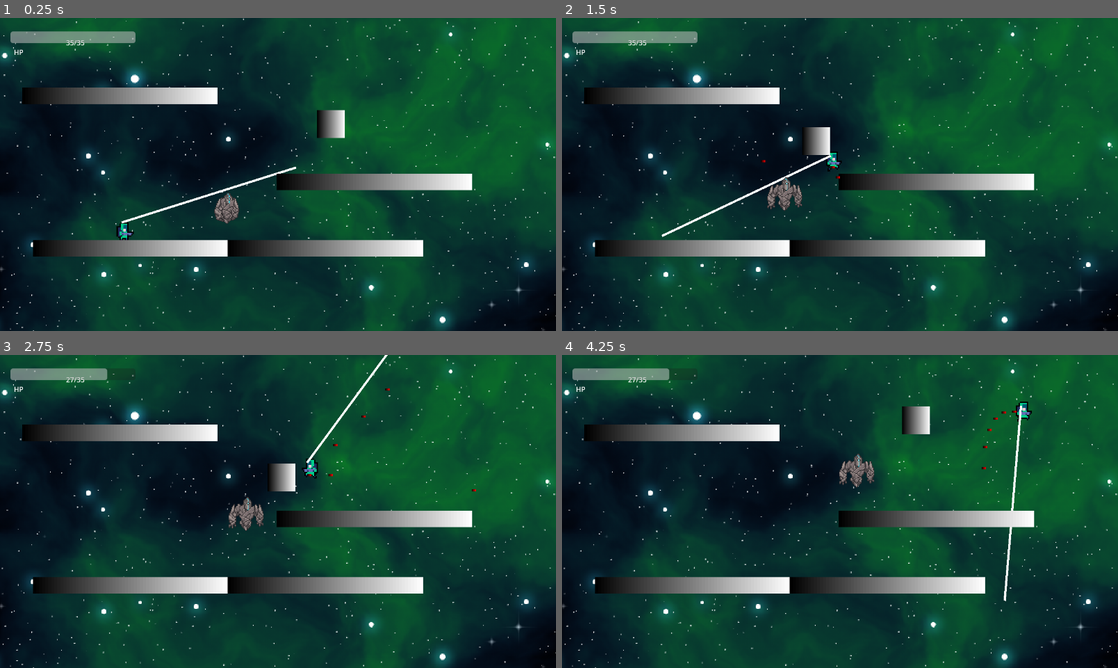
Above: before the commit, frames 1-4 (two rows, left to right).
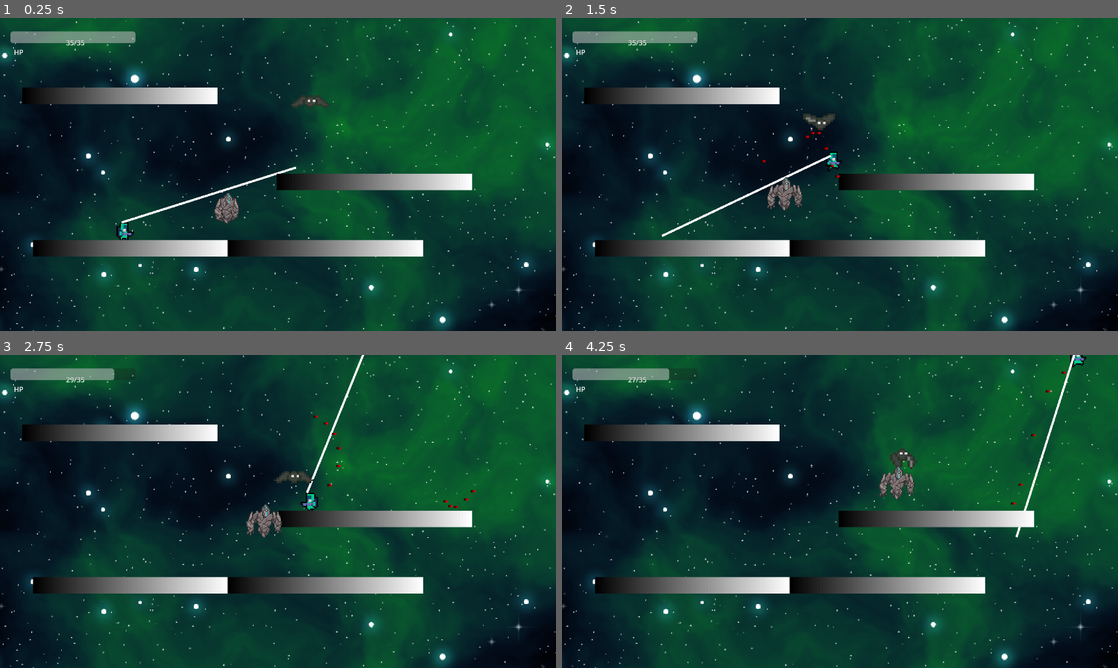
Above: after the commit, the same moments.

Repository: fer-hnndz/europa-game
Game: Godot game, scene res://scenes/TestScene.tscn
Same seed, same stepped clock (60 frames per second), same inputs: the game is played once before the commit and once after it. Sound files missing from this copy of the repository are replaced by a short silence.
Inputs (mouse positions are in pixels of both pictures, inside the frame that each line leads up to):
- Up to frame 1 (0.25 s): no input
- Up to frame 2 (1.5 s): tap Enter (ui_accept) at 0.5, 0.77 s; move the mouse to (962, 158) at 0.52 s; press the mouse at (962, 158) at 0.53 s; hold Right (ui_right) from 0.53 s (still down); move the mouse to (728, 190) at 1.27 s; release the mouse at (728, 190) at 1.28 s; click (728, 190) at 1.35 s
- Up to frame 3 (2.75 s): tap Enter (ui_accept) at 1.52 s; move the mouse to (333, 442) at 2.02 s; release Right (ui_right) at 2.03 s; press the mouse at (333, 442) at 2.03 s; hold Left (ui_left) from 2.03 s (still down)
- Up to frame 4 (4.25 s): move the mouse to (812, 574) at 2.77 s; release Left (ui_left) at 2.78 s; release the mouse at (812, 574) at 2.78 s; hold Right (ui_right) from 2.78 s (still down); click (812, 574) at 2.85 s; tap Enter (ui_accept) at 3.02, 3.77 s; move the mouse to (1006, 558) at 3.52 s; press the mouse at (1006, 558) at 3.53 s

The runs differ from the first frame. In frame 1, 0.6% of the frame differs, in the area x 52-63%, y 24-39%; in frame 2, 0.6%; in frame 3, 1.9%; in frame 4, 2.2%, in the area x 49-95%, y 0-79%.

Commit message:
el murcielago se agrego como enemigo

Diff:
--- a/scenes/TestScene.tscn
+++ b/scenes/TestScene.tscn
@@ -3,8 +3,8 @@
 [ext_resource type="Script" path="res://scipts/TestSceneController.gd" id="1_b8lxh"]
 [ext_resource type="PackedScene" uid="uid://dj7xs40ybe5hl" path="res://scenes/characters/TestPlatform.tscn" id="1_chmcy"]
 [ext_resource type="PackedScene" uid="uid://dj70kpkttcguv" path="res://scenes/characters/Player.tscn" id="2_4vcyk"]
-[ext_resource type="PackedScene" uid="uid://d2n787c4rn0w2" path="res://scenes/characters/TestEnemy.tscn" id="3_1la1o"]
 [ext_resource type="Texture2D" uid="uid://djb6r1mikxhec" path="res://sprites/europa_bg.png" id="5_cgqab"]
+[ext_resource type="PackedScene" uid="uid://cqdgqhqjrikd2" path="res://scenes/characters/Bat.tscn" id="5_lbeoe"]
 [ext_resource type="PackedScene" uid="uid://d1trffgcr05ky" path="res://scenes/menus/PlayerUI.tscn" id="6_u4f68"]
 [ext_resource type="PackedScene" uid="uid://ccileymwip7dk" path="res://scenes/characters/StoneGolem.tscn" id="7_hasi8"]
 
@@ -27,11 +27,11 @@
 [node name="TestPlatform3" parent="." instance=ExtResource("1_chmcy")]
 position = Vector2(276, 179)
 
-[node name="TestEnemy" parent="." instance=ExtResource("3_1la1o")]
-position = Vector2(795, 227)
-
 [node name="TestPlatform4" parent="." instance=ExtResource("1_chmcy")]
 position = Vector2(749, 530)
+
+[node name="EnemyBat" parent="." instance=ExtResource("5_lbeoe")]
+position = Vector2(700, 200)
 
 [node name="EnemyStoneGolem" parent="." instance=ExtResource("7_hasi8")]
 position = Vector2(524, 440)
--- /dev/null
+++ b/scenes/characters/Bat.tscn
@@ -0,0 +1,106 @@
+[gd_scene load_steps=12 format=3 uid="uid://cqdgqhqjrikd2"]
+
+[ext_resource type="Script" path="res://scipts/Bat.gd" id="1_rudfe"]
+[ext_resource type="Texture2D" uid="uid://b42jgho10saja" path="res://sprites/Bat_Sprite_Sheet.png" id="2_u6i7d"]
+
+[sub_resource type="AtlasTexture" id="AtlasTexture_exrf4"]
+atlas = ExtResource("2_u6i7d")
+region = Rect2(0, 0, 16, 24)
+
+[sub_resource type="AtlasTexture" id="AtlasTexture_47hye"]
+atlas = ExtResource("2_u6i7d")
+region = Rect2(64, 0, 16, 24)
+
+[sub_resource type="AtlasTexture" id="AtlasTexture_0fpx2"]
+atlas = ExtResource("2_u6i7d")
+region = Rect2(32, 0, 16, 24)
+
+[sub_resource type="AtlasTexture" id="AtlasTexture_m8qwa"]
+atlas = ExtResource("2_u6i7d")
+region = Rect2(0, 24, 16, 24)
+
+[sub_resource type="AtlasTexture" id="AtlasTexture_lri0q"]
+atlas = ExtResource("2_u6i7d")
+region = Rect2(64, 24, 16, 24)
+
+[sub_resource type="AtlasTexture" id="AtlasTexture_uv5eq"]
+atlas = ExtResource("2_u6i7d")
+region = Rect2(32, 24, 16, 24)
+
+[sub_resource type="AtlasTexture" id="AtlasTexture_83jfp"]
+atlas = ExtResource("2_u6i7d")
+region = Rect2(64, 24, 16, 24)
+
+[sub_resource type="SpriteFrames" id="SpriteFrames_tkhw6"]
+animations = [{
+"frames": [{
+"duration": 1.0,
+"texture": SubResource("AtlasTexture_exrf4")
+}, {
+"duration": 1.0,
+"texture": SubResource("AtlasTexture_47hye")
+}, {
+"duration": 1.0,
+"texture": SubResource("AtlasTexture_0fpx2")
+}, {
+"duration": 1.0,
+"texture": SubResource("AtlasTexture_47hye")
+}],
+"loop": false,
+"name": &"damage",
+"speed": 12.0
+}, {
+"frames": [{
+"duration": 1.0,
+"texture": SubResource("AtlasTexture_m8qwa")
+}, {
+"duration": 1.0,
+"texture": SubResource("AtlasTexture_lri0q")
+}, {
+"duration": 1.0,
+"texture": SubResource("AtlasTexture_uv5eq")
+}, {
+"duration": 1.0,
+"texture": SubResource("AtlasTexture_lri0q")
+}],
+"loop": true,
+"name": &"idle",
+"speed": 5.0
+}, {
+"frames": [{
+"duration": 1.0,
+"texture": SubResource("AtlasTexture_83jfp")
+}, {
+"duration": 1.0,
+"texture": SubResource("AtlasTexture_83jfp")
+}, {
+"duration": 1.0,
+"texture": SubResource("AtlasTexture_83jfp")
+}, {
+"duration": 1.0,
+"texture": SubResource("AtlasTexture_83jfp")
+}],
+"loop": false,
+"name": &"spawn",
+"speed": 6.0
+}]
+
+[sub_resource type="RectangleShape2D" id="RectangleShape2D_mg1pw"]
+size = Vector2(50, 28.2353)
+
+[node name="EnemyBat" type="CharacterBody2D"]
+scale = Vector2(1.7, 1.7)
+collision_layer = 4
+collision_mask = 7
+script = ExtResource("1_rudfe")
+metadata/_edit_group_ = true
+
+[node name="AnimatedSprite2D" type="AnimatedSprite2D" parent="."]
+position = Vector2(8.44117, 9.79411)
+scale = Vector2(3.35662, 2.81127)
+sprite_frames = SubResource("SpriteFrames_tkhw6")
+animation = &"damage"
+
+[node name="CollisionShape2D" type="CollisionShape2D" parent="."]
+position = Vector2(6.76471, -4.11765)
+shape = SubResource("RectangleShape2D_mg1pw")
--- a/scenes/characters/StoneGolem.tscn
+++ b/scenes/characters/StoneGolem.tscn
@@ -146,8 +146,6 @@
 [node name="AnimatedSprite2D" type="AnimatedSprite2D" parent="."]
 sprite_frames = SubResource("SpriteFrames_tkhw6")
 animation = &"damage"
-frame = 3
-frame_progress = 1.0
 
 [node name="CollisionShape2D" type="CollisionShape2D" parent="."]
 position = Vector2(-1, -3)
--- /dev/null
+++ b/scipts/Bat.gd
@@ -0,0 +1,91 @@
+extends CharacterBody2D
+var spawned = false
+var health = 40
+var player
+var SPEED = 2.2
+var last_col
+var damage_caused = 2
+var ATTACK_STALL = 0.5
+var last_attack = 0
+
+
+# Called when the node enters the scene tree for the first time.
+func _ready():
+	$AnimatedSprite2D.animation = "spawn"
+	$AnimatedSprite2D.frame = 0
+	$AnimatedSprite2D.play()
+	player = get_parent().get_node("Player")
+
+func add_damage(new_damage: float) -> void:
+	if (not spawned):
+		return
+
+	health -= new_damage
+	var t = Timer.new()
+
+	t.set_one_shot(true)
+	t.set_wait_time(0.5)
+
+	# No volver a empepzar animacion de damage si ya esta en proceso
+	if ($AnimatedSprite2D.animation == "damage"):
+		return
+
+	$AnimatedSprite2D.animation = "damage"
+	$AnimatedSprite2D.frame = 0
+	$AnimatedSprite2D.play()
+
+# Called every frame. 'delta' is the elapsed time since the previous frame.
+func _process(delta):
+	var finishedSpawnAnimation =$AnimatedSprite2D.frame == 3 and $AnimatedSprite2D.animation == "spawn"
+	var finishedDamageAnimation = $AnimatedSprite2D.frame == 3 and $AnimatedSprite2D.animation == "damage"
+
+	if (finishedSpawnAnimation):
+		$AnimatedSprite2D.animation = "idle"
+		$AnimatedSprite2D.frame = 0
+		$AnimatedSprite2D.play()
+		spawned = true
+
+	if (not spawned):
+		return
+
+	if (finishedDamageAnimation):
+		$AnimatedSprite2D.animation = "idle"
+		$AnimatedSprite2D.frame = 0
+		$AnimatedSprite2D.play()
+
+	if (health <= 0):
+		print("Se murio murcielago")
+		queue_free()
+
+	if (player.current_health <= 0):
+		return
+
+	var player_pos = player.global_position
+	var velocity = global_position.direction_to(player_pos)
+
+	# No mover mientras no se haya completado el stall de
+	if (Time.get_unix_time_from_system() <= self.last_attack + ATTACK_STALL):
+		print("NO HA PASADO ATTACK STALL")
+		velocity = Vector2(0, 0)
+
+
+
+	if (last_col):
+		var col = last_col.get_collider()
+		if (col != null):
+			if (col.name == "Player" and velocity.x != 0 and velocity.y != 0):
+				col.current_health -= damage_caused
+
+				var vel = Vector2(0, 0)
+				vel.x = (col.SPEED / 2) * (velocity.x / abs(velocity.x) )
+				vel.y = (col.gravity / 2) * (velocity.y / abs(velocity.y))
+
+				col.velocity = vel
+				col.move_and_slide()
+
+				velocity = Vector2(0, 0)
+				self.last_attack = Time.get_unix_time_from_system()
+			else:
+				print("Choco con attack stall on")
+
+	last_col = move_and_collide(velocity * SPEED)
--- a/scipts/Menu.gd
+++ b/scipts/Menu.gd
@@ -3,7 +3,7 @@
 
 
 func _on_play_pressed():
-	get_tree().change_scene_to_file("res://scenes/menus/game.tscn")
+	pass
 
 
 func _on_options_pressed():
--- a/scipts/TestSceneController.gd
+++ b/scipts/TestSceneController.gd
@@ -1,19 +1,19 @@
 extends Node2D
 var stages = {
 	"0": {
-		"enemies": [preload("res://scenes/characters/TestEnemy.tscn")
+		"enemies": [preload("res://scenes/characters/Bat.tscn")
 		]
 	},
 	"1": {
-		"enemies": [preload("res://scenes/characters/TestEnemy.tscn"),
-					preload("res://scenes/characters/TestEnemy.tscn"),
-					preload("res://scenes/characters/TestEnemy.tscn")
+		"enemies": [preload("res://scenes/characters/Bat.tscn"),
+					preload("res://scenes/characters/Bat.tscn"),
+					preload("res://scenes/characters/Bat.tscn")
 		]
 	},
 	"2": {
-		"enemies": [preload("res://scenes/characters/TestEnemy.tscn"),
-					preload("res://scenes/characters/TestEnemy.tscn"),
-					preload("res://scenes/characters/TestEnemy.tscn"),
+		"enemies": [preload("res://scenes/characters/Bat.tscn"),
+					preload("res://scenes/characters/Bat.tscn"),
+					preload("res://scenes/characters/Bat.tscn"),
 					preload("res://scenes/characters/StoneGolem.tscn"),
 					preload("res://scenes/characters/StoneGolem.tscn"),
 					preload("res://scenes/characters/StoneGolem.tscn"),
Not shown: 2 places in scenes/characters/TestEnemy.tscn that only renumber resources
